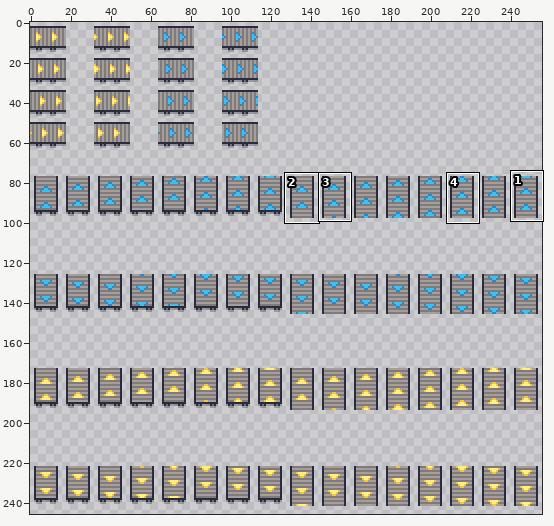
Two states of a pixel-art file, Assets/ms49/textures/tiles/conveyorBelts.aseprite. The picture above shows the old version from afar; the outline marks the close-up.
Close-up. Before the edit:
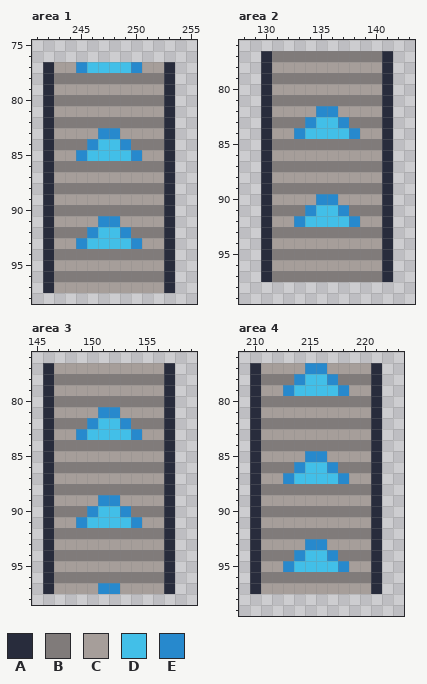
256x256 pixels, 1 frame. Shown: area 1: x 241..255, y 75..98; area 2: x 128..143, y 76..99; area 3: x 145..159, y 76..98; area 4: x 209..223, y 76..99. The wide view leaves out empty margins. The commit also changed other parts of the picture, which this record leaves out.
Palette (. is transparent): A #282c3c  B #807b7a  C #a69e9a  D #42bfe8  E #2789cd
After the commit:
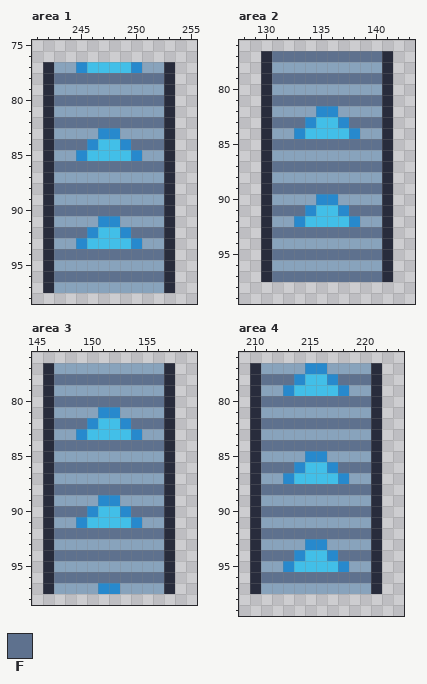
Colours new in this view: F #5e718e
Diff:
@@ palette @@
-C #a69e9a
+C #88a3bc
--- area 1, layer "Layer"
@@ x 241..255 @@
 77 .ACCEDDDDECCA..
-78 .ABBBBBBBBBBA..
+78 .AFFFFFFFFFFA..
 79 .ACCCCCCCCCCA..
-80 .ABBBBBBBBBBA..
+80 .AFFFFFFFFFFA..
 81 .ACCCCCCCCCCA..
-82 .ABBBBBBBBBBA..
+82 .AFFFFFFFFFFA..
 83 .ACCCCEECCCCA..
-84 .ABBBEDDEBBBA..
+84 .AFFFEDDEFFFA..
 85 .ACCEDDDDECCA..
-86 .ABBBBBBBBBBA..
+86 .AFFFFFFFFFFA..
 87 .ACCCCCCCCCCA..
-88 .ABBBBBBBBBBA..
+88 .AFFFFFFFFFFA..
 89 .ACCCCCCCCCCA..
-90 .ABBBBBBBBBBA..
+90 .AFFFFFFFFFFA..
 91 .ACCCCEECCCCA..
-92 .ABBBEDDEBBBA..
+92 .AFFFEDDEFFFA..
 93 .ACCEDDDDECCA..
-94 .ABBBBBBBBBBA..
+94 .AFFFFFFFFFFA..
 95 .ACCCCCCCCCCA..
-96 .ABBBBBBBBBBA..
+96 .AFFFFFFFFFFA..
 97 .ACCCCCCCCCCA..
--- area 2, layer "Layer"
@@ x 128..143 @@
  76 ................
- 77 ..ABBBBBBBBBBA..
+ 77 ..AFFFFFFFFFFA..
  78 ..ACCCCCCCCCCA..
- 79 ..ABBBBBBBBBBA..
+ 79 ..AFFFFFFFFFFA..
  80 ..ACCCCCCCCCCA..
- 81 ..ABBBBBBBBBBA..
+ 81 ..AFFFFFFFFFFA..
  82 ..ACCCCEECCCCA..
- 83 ..ABBBEDDEBBBA..
+ 83 ..AFFFEDDEFFFA..
  84 ..ACCEDDDDECCA..
- 85 ..ABBBBBBBBBBA..
+ 85 ..AFFFFFFFFFFA..
  86 ..ACCCCCCCCCCA..
- 87 ..ABBBBBBBBBBA..
+ 87 ..AFFFFFFFFFFA..
  88 ..ACCCCCCCCCCA..
- 89 ..ABBBBBBBBBBA..
+ 89 ..AFFFFFFFFFFA..
  90 ..ACCCCEECCCCA..
- 91 ..ABBBEDDEBBBA..
+ 91 ..AFFFEDDEFFFA..
  92 ..ACCEDDDDECCA..
- 93 ..ABBBBBBBBBBA..
+ 93 ..AFFFFFFFFFFA..
  94 ..ACCCCCCCCCCA..
- 95 ..ABBBBBBBBBBA..
+ 95 ..AFFFFFFFFFFA..
  96 ..ACCCCCCCCCCA..
- 97 ..ABBBBBBBBBBA..
+ 97 ..AFFFFFFFFFFA..
  98 ................
--- area 3, layer "Layer"
@@ x 145..159 @@
 77 .ACCCCCCCCCCA..
-78 .ABBBBBBBBBBA..
+78 .AFFFFFFFFFFA..
 79 .ACCCCCCCCCCA..
-80 .ABBBBBBBBBBA..
+80 .AFFFFFFFFFFA..
 81 .ACCCCEECCCCA..
-82 .ABBBEDDEBBBA..
+82 .AFFFEDDEFFFA..
 83 .ACCEDDDDECCA..
-84 .ABBBBBBBBBBA..
+84 .AFFFFFFFFFFA..
 85 .ACCCCCCCCCCA..
-86 .ABBBBBBBBBBA..
+86 .AFFFFFFFFFFA..
 87 .ACCCCCCCCCCA..
-88 .ABBBBBBBBBBA..
+88 .AFFFFFFFFFFA..
 89 .ACCCCEECCCCA..
-90 .ABBBEDDEBBBA..
+90 .AFFFEDDEFFFA..
 91 .ACCEDDDDECCA..
-92 .ABBBBBBBBBBA..
+92 .AFFFFFFFFFFA..
 93 .ACCCCCCCCCCA..
-94 .ABBBBBBBBBBA..
+94 .AFFFFFFFFFFA..
 95 .ACCCCCCCCCCA..
-96 .ABBBBBBBBBBA..
+96 .AFFFFFFFFFFA..
 97 .ACCCCEECCCCA..
--- area 4, layer "Layer"
@@ x 209..223 @@
  77 .ACCCCEECCCCA..
- 78 .ABBBEDDEBBBA..
+ 78 .AFFFEDDEFFFA..
  79 .ACCEDDDDECCA..
- 80 .ABBBBBBBBBBA..
+ 80 .AFFFFFFFFFFA..
  81 .ACCCCCCCCCCA..
- 82 .ABBBBBBBBBBA..
+ 82 .AFFFFFFFFFFA..
  83 .ACCCCCCCCCCA..
- 84 .ABBBBBBBBBBA..
+ 84 .AFFFFFFFFFFA..
  85 .ACCCCEECCCCA..
- 86 .ABBBEDDEBBBA..
+ 86 .AFFFEDDEFFFA..
  87 .ACCEDDDDECCA..
- 88 .ABBBBBBBBBBA..
+ 88 .AFFFFFFFFFFA..
  89 .ACCCCCCCCCCA..
- 90 .ABBBBBBBBBBA..
+ 90 .AFFFFFFFFFFA..
  91 .ACCCCCCCCCCA..
- 92 .ABBBBBBBBBBA..
+ 92 .AFFFFFFFFFFA..
  93 .ACCCCEECCCCA..
- 94 .ABBBEDDEBBBA..
+ 94 .AFFFEDDEFFFA..
  95 .ACCEDDDDECCA..
- 96 .ABBBBBBBBBBA..
+ 96 .AFFFFFFFFFFA..
  97 .ACCCCCCCCCCA..
Where, in picture pixels (left, top, right, bottom), the same in both close-ups:
changed: (54, 62, 164, 293)
changed: (272, 51, 382, 282)
changed: (54, 363, 164, 594)
changed: (261, 363, 371, 594)
